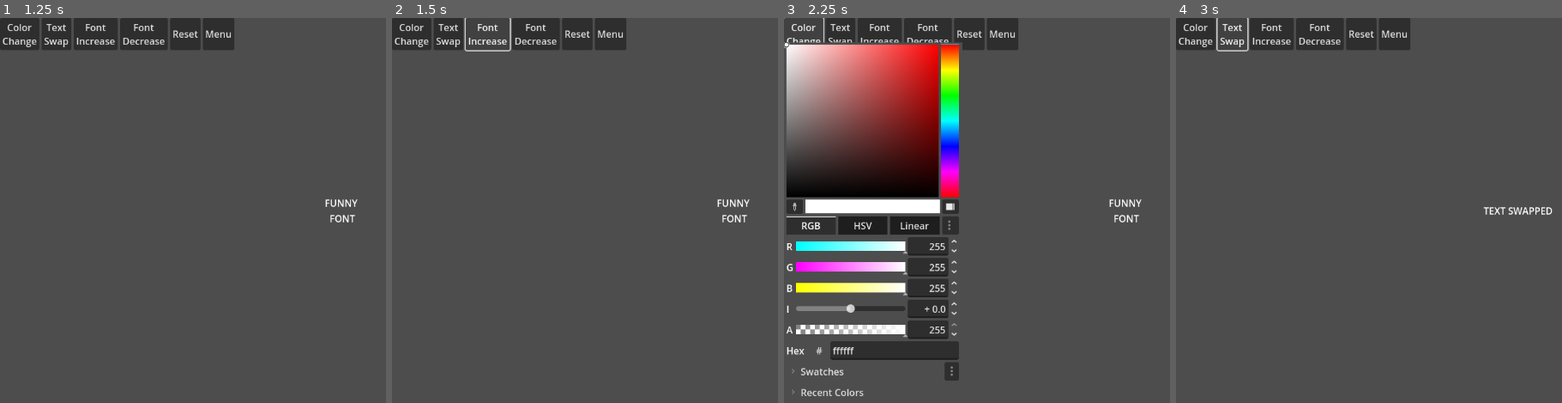
Above: before the commit, frames 1-4 (left to right).
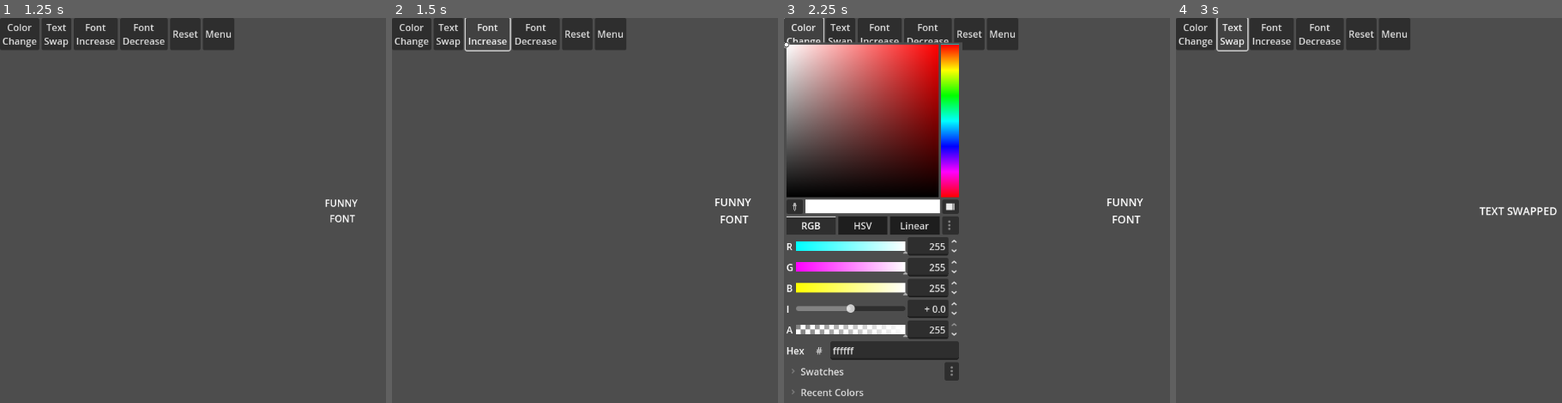
Above: after the commit, the same moments.

Repository: unhaud/small-ones
Game: Godot game, scene res://LevelSelector/LevelSelector.tscn
Two runs of this game, one before a commit and one after it. Both use one fixed random seed, a clock stepped at 60 frames per second and the inputs below. The engine's default icon, where the game draws it, is replaced by a stand-in: a white triangle on a blue panel in a dark square.
Inputs:
- Up to frame 1 (1.25 s): click "FUNNY FONT" at 0.5 s
- Up to frame 2 (1.5 s): click "Font Increase" at 1.25 s
- Up to frame 3 (2.25 s): click "Color Change" at 2 s
- Up to frame 4 (3 s): click "Text Swap" at 2.75 s

Frame 1 is identical in both runs. In frame 2, 0.2% of the frame differs, in the area x 83-94%, y 46-54%; in frame 3, 0.2%; in frame 4, 0.3%, in the area x 78-99%, y 49-52%.

Commit message:
Font scene: font increase button
added a button that increases the font of a label

Diff:
--- a/FunnyFont/FunnyFont.tscn
+++ b/FunnyFont/FunnyFont.tscn
@@ -28,21 +28,18 @@
 
 [node name="Label" type="Label" parent="."]
 layout_mode = 1
-anchors_preset = 8
-anchor_left = 0.5
-anchor_top = 0.5
-anchor_right = 0.5
-anchor_bottom = 0.5
-offset_left = -203.0
-offset_top = -120.0
-offset_right = 203.0
-offset_bottom = 120.0
+anchors_preset = -1
+anchor_left = 0.3237847
+anchor_top = 0.3148148
+anchor_right = 0.6762153
+anchor_bottom = 0.6851852
 grow_horizontal = 2
 grow_vertical = 2
 text = "FUNNY
 FONT"
 horizontal_alignment = 1
 vertical_alignment = 1
+metadata/_edit_use_anchors_ = true
 
 [node name="VBoxContainer" type="VBoxContainer" parent="."]
 layout_mode = 1
@@ -85,4 +82,5 @@
 
 [connection signal="button_up" from="VBoxContainer/HBoxContainer/Color" to="." method="_on_color_ShowColorPicker"]
 [connection signal="button_up" from="VBoxContainer/HBoxContainer/Text" to="." method="_on_text_swap_button_up"]
+[connection signal="button_up" from="VBoxContainer/HBoxContainer/Increase" to="." method="_on_increase_button_up"]
 [connection signal="button_up" from="VBoxContainer/HBoxContainer/BackToMenu" to="." method="_on_back_to_menu_button_up"]
--- a/FunnyFont/funny_font.gd
+++ b/FunnyFont/funny_font.gd
@@ -28,3 +28,8 @@
 
 func _on_text_swap_button_up() -> void:
 	label.text = "TEXT SWAPPED"
+
+
+func _on_increase_button_up() -> void:
+	var current_size = label.get_theme_font_size("font_size")
+	label.add_theme_font_size_override("font_size", current_size + 2)
